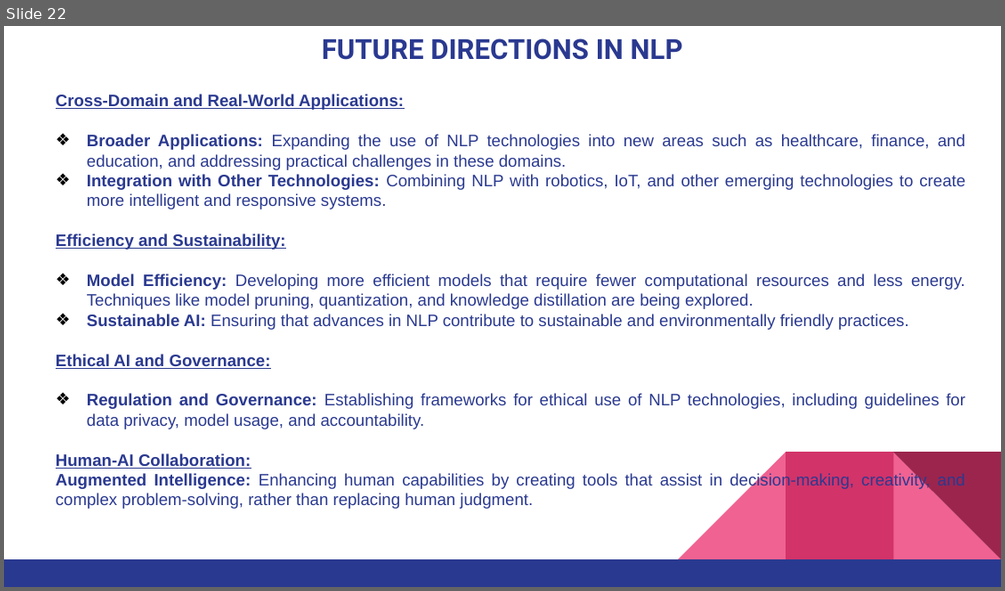
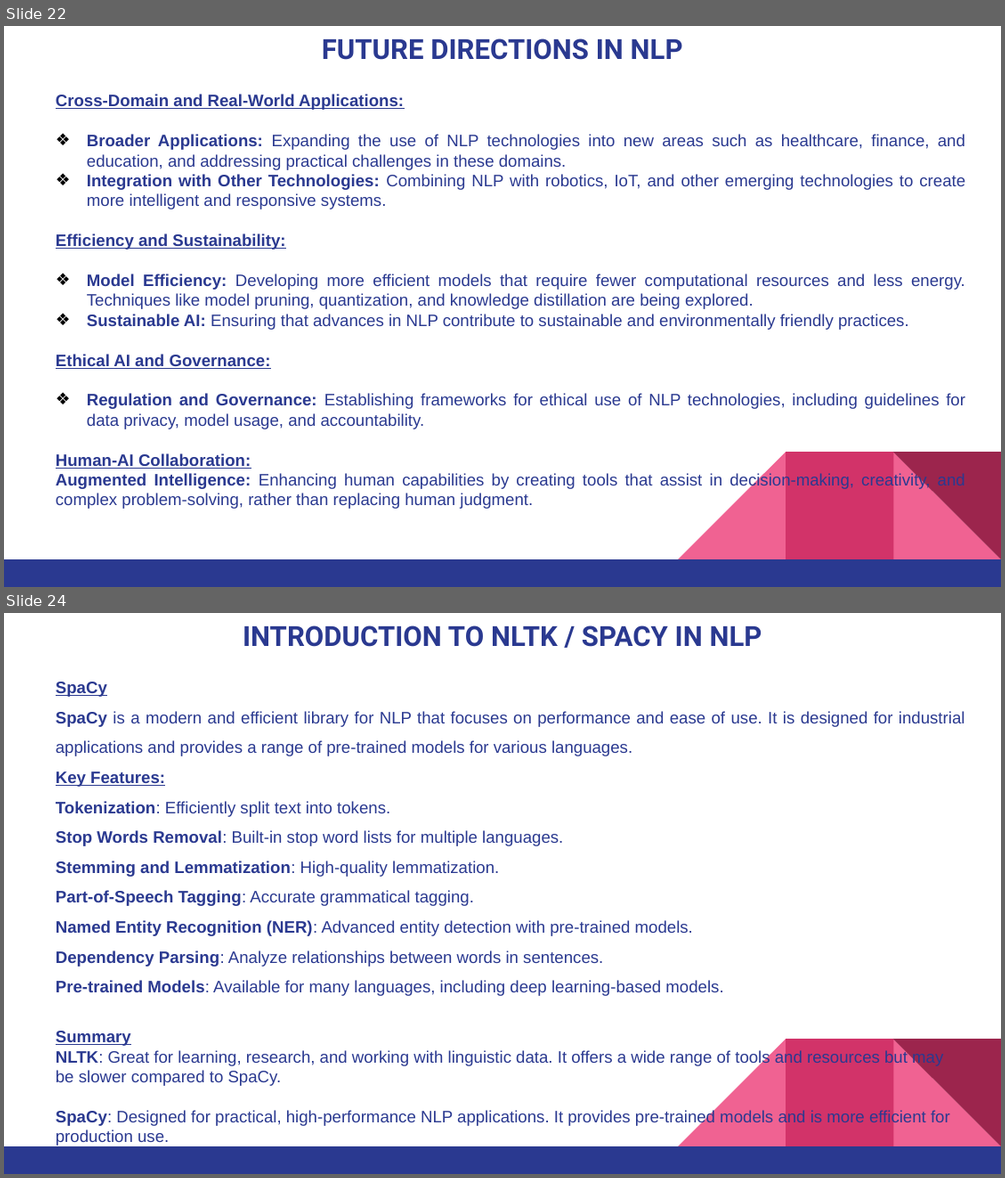
Before and after one commit to pnytrainingrepo/artificial-intelligence, a slide deck: AI-NLP.pptx. Shown one above the other, each under a label of ours: slide 22 before the commit, slides 22 and 24 after it; the slides between them are not shown. The pictures are 1005x591 and 1005x1178 pixels, drawn with LibreOffice and Linux fonts; fonts in the diff are those of the drawing. Boxes give left, top, right and bottom in pixels: in the first picture for what was removed or moved away, otherwise in the second. Text is boxed around its words. In the diff, an @@ line names an element or a change of style, - is before the commit and + after.

```diff
--- a/AI-NLP.pptx
+++ b/AI-NLP.pptx
@@ slide 24 added at [4, 613, 1001, 1174], background #FFFFFF; not listed: 5 template elements that a slide beside it also shows @@
@@ title added at [243, 625, 762, 647], 20 pt, text #2A3990, bold @@
+INTRODUCTION TO NLTK / SPACY IN NLP
@@ text added at [56, 682, 965, 1145], 12 pt, text #2A3990 @@
+SpaCy
+SpaCy is a modern and efficient library for NLP that focuses on performance and ease of use. It is designed for industrial applications and provides a range of pre-trained models for various languages.
+Key Features:
+Tokenization: Efficiently split text into tokens.
+Stop Words Removal: Built-in stop word lists for multiple languages.
+Stemming and Lemmatization: High-quality lemmatization.
+Part-of-Speech Tagging: Accurate grammatical tagging.
+Named Entity Recognition (NER): Advanced entity detection with pre-trained models.
+Dependency Parsing: Analyze relationships between words in sentences.
+Pre-trained Models: Available for many languages, including deep learning-based models.
+Summary
+NLTK: Great for learning, research, and working with linguistic data. It offers a wide range of tools and resources but may be slower compared to SpaCy.
+SpaCy: Designed for practical, high-performance NLP applications. It provides pre-trained models and is more efficient for production use.
```
Also in this commit, not shown: 5 other slides added, 12 other files.
